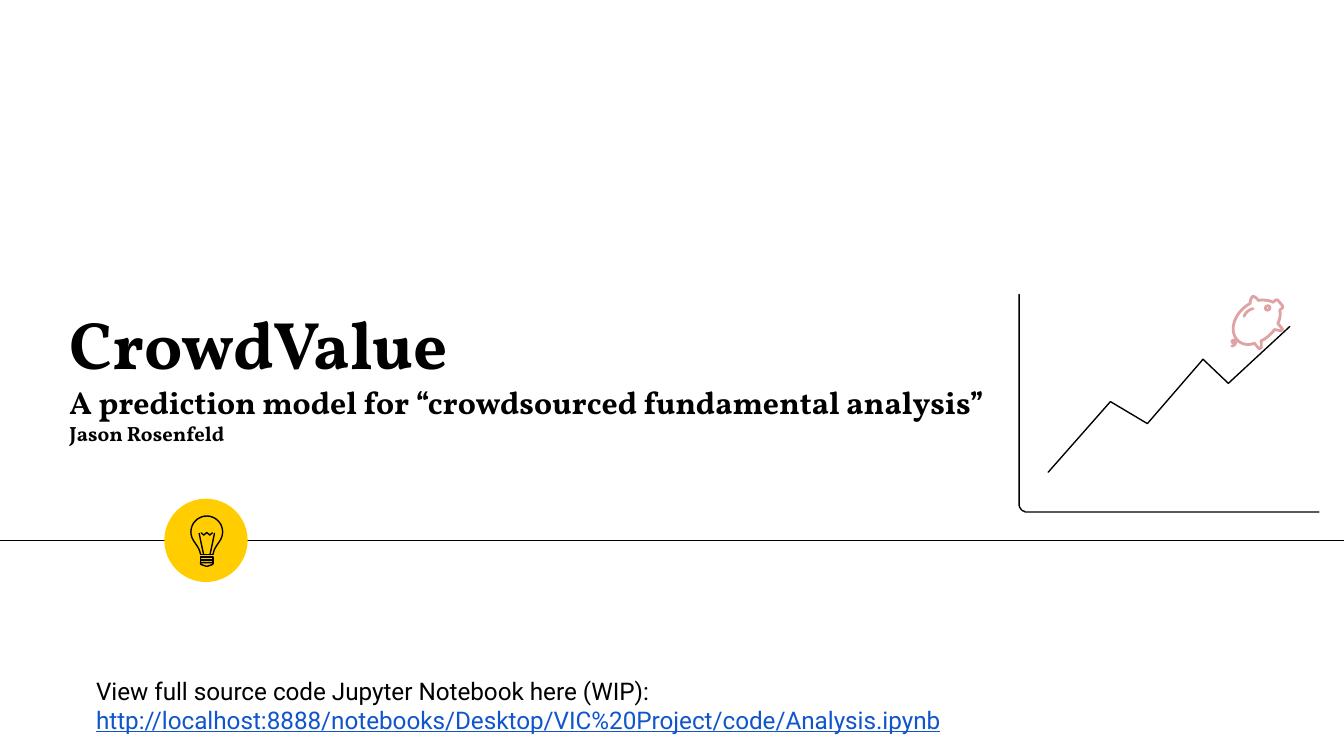
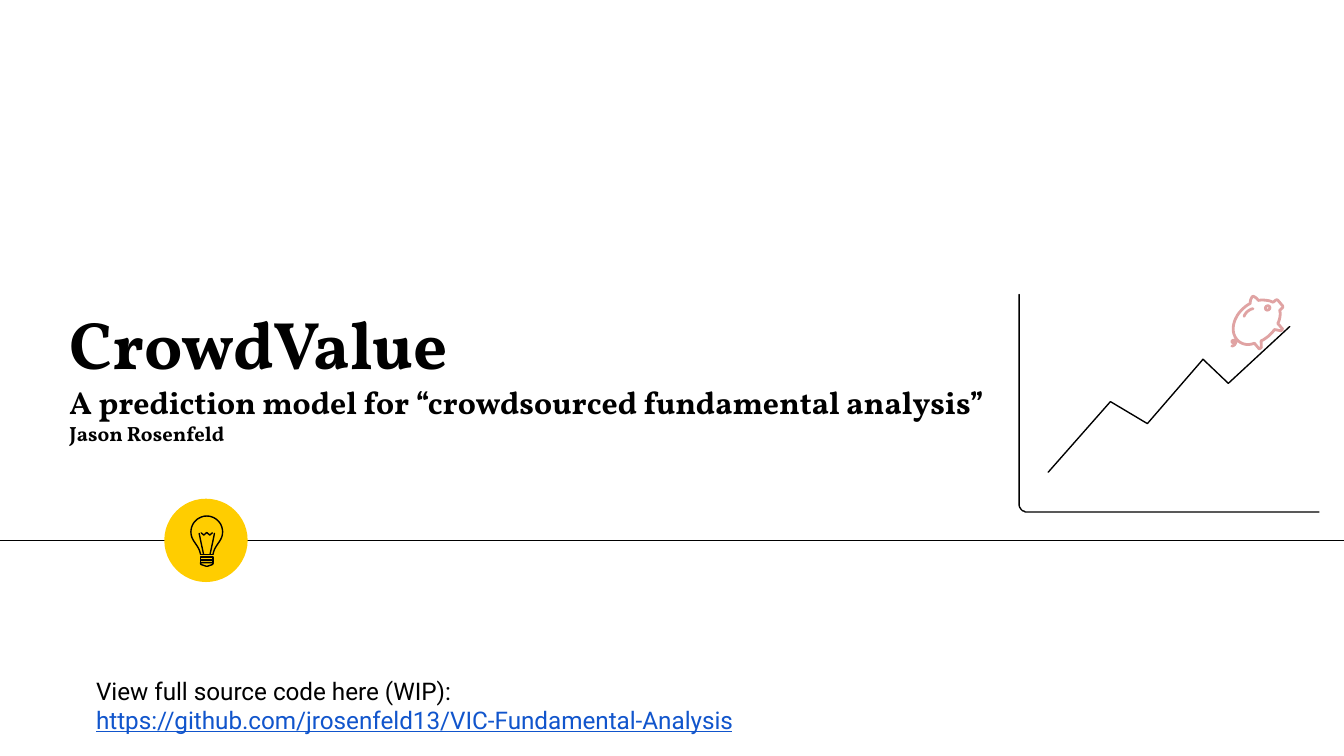
Before and after one commit to tzw5099/VIC-Fundamental-Analysis, a slide deck: slide 1 of presentation/CrowdValue.pptx. Drawn at 1344x756 pixels with LibreOffice and Linux fonts; fonts in the diff are those of the drawing. Boxes give left, top, right and bottom in pixels: in the first picture for what was removed or moved away, otherwise in the second. Text is boxed around its words. In the diff, an @@ line names an element or a change of style, - is before the commit and + after.

Commit message:
Presentation link update

```diff
--- a/presentation/CrowdValue.pptx
+++ b/presentation/CrowdValue.pptx
@@ text at box(96, 680, 733, 734): text changed @@
-View full source code Jupyter Notebook here (WIP):
-http://localhost:8888/notebooks/Desktop/VIC%20Project/code/Analysis.ipynb
+View full source code here (WIP):
+https://github.com/jrosenfeld13/VIC-Fundamental-Analysis
```
Also in this commit, not shown: 2 other files.
